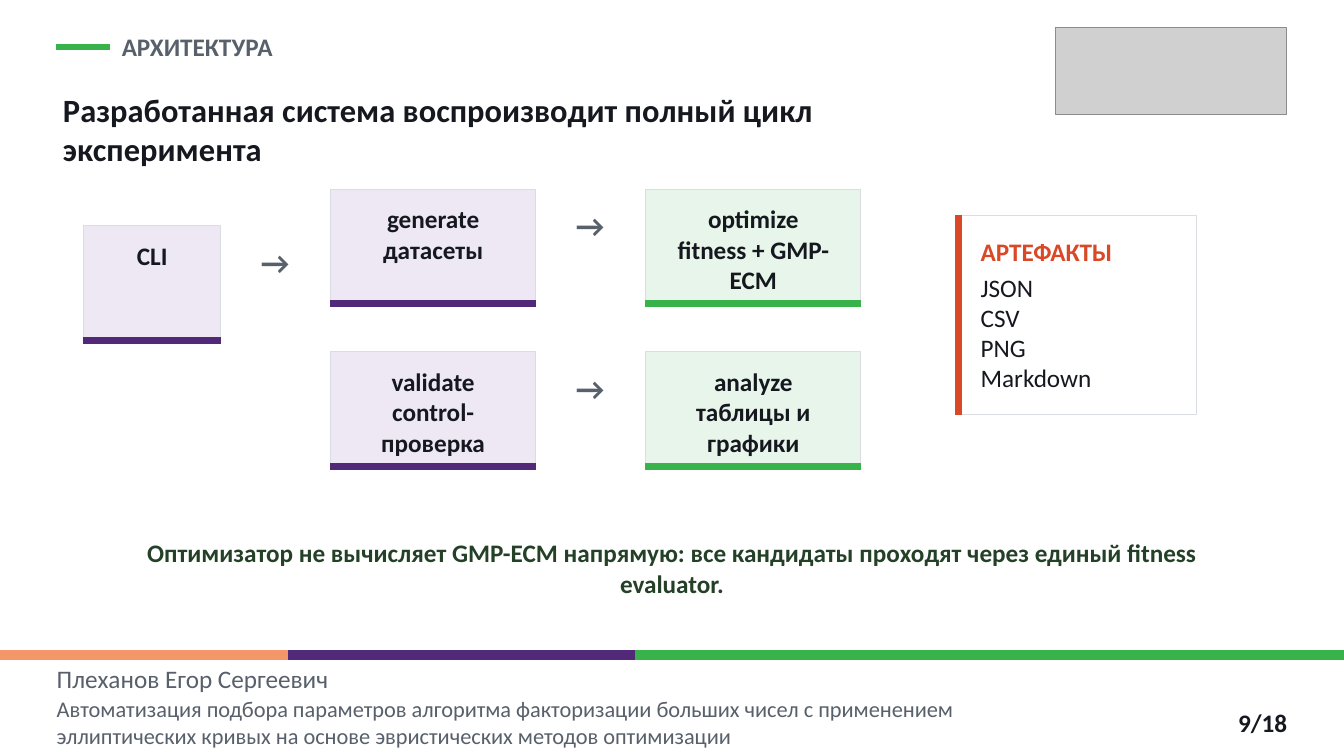
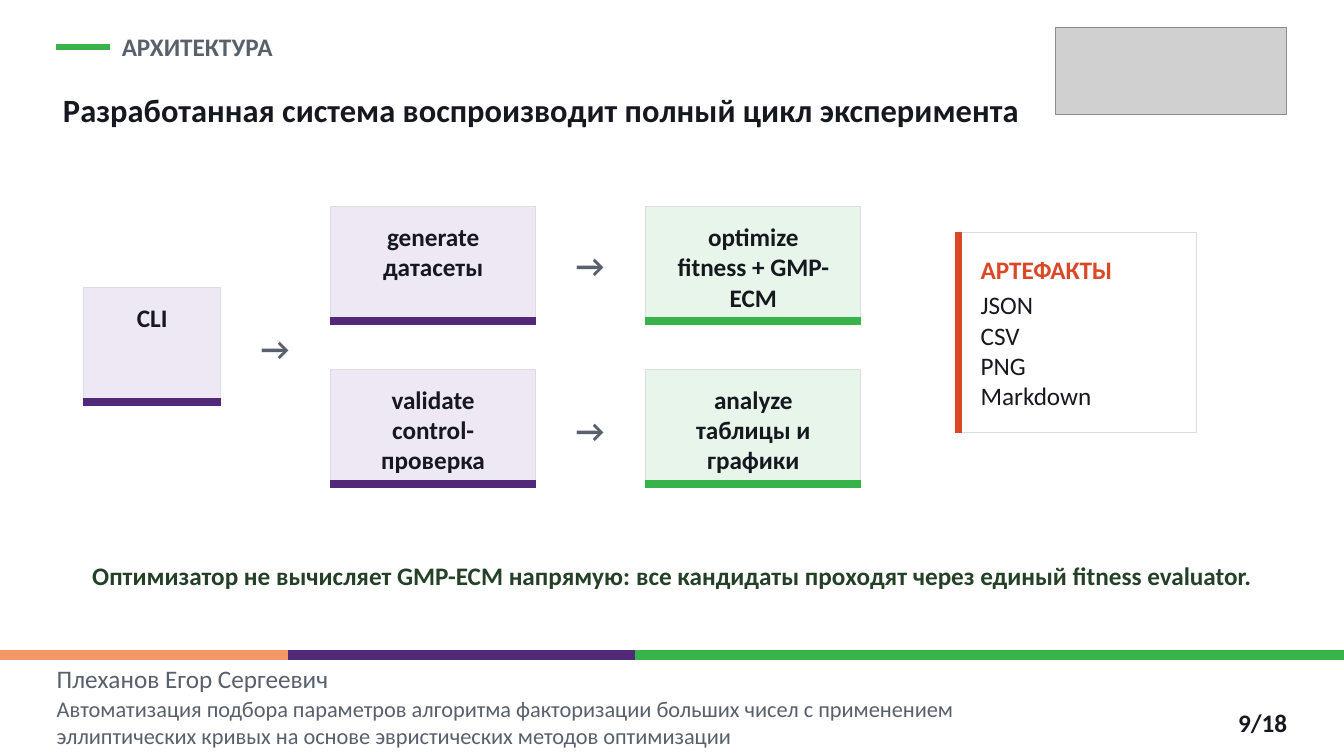
Before and after one commit to EgorPlehanov/ecm-evolutionary-optimization, a slide deck: slide 9 of REPORTS/06_thesis_defense_presentation/Plekhanov_thesis_defense_ECM_parameter_optimization_polytech.pptx. Drawn at 1344x756 pixels with LibreOffice and Linux fonts; fonts in the diff are those of the drawing; grey boxes stand for pictures. Boxes give left, top, right and bottom in pixels: in the first picture for what was removed or moved away, otherwise in the second. Text is boxed around its words. In the diff, an @@ line names an element or a change of style, - is before the commit and + after.

```diff
--- a/REPORTS/06_thesis_defense_presentation/Plekhanov_thesis_defense_ECM_parameter_optimization_polytech.pptx
+++ b/REPORTS/06_thesis_defense_presentation/Plekhanov_thesis_defense_ECM_parameter_optimization_polytech.pptx
@@ text "Разработанная система воспроизводит полный цикл ..." rewrapped from <box>63,99,812,166</box> to <box>63,99,1019,128</box> @@
@@ 4 rectangles, 3 texts: place and size @@
-4 rectangles, 3 texts at <box>331,190,1198,456</box>
+4 rectangles, 3 texts at <box>331,207,1198,473</box>
@@ text "→": place and size @@
-text "→" at <box>562,206,618,248</box>
+text "→" at <box>562,247,618,289</box>
@@ text "→": place and size @@
-text "→" at <box>247,243,303,285</box>
+text "→" at <box>247,330,303,372</box>
@@ 2 rectangles, 1 text: place and size @@
-2 rectangles, 1 text at <box>84,226,220,344</box>
+2 rectangles, 1 text at <box>84,287,220,405</box>
@@ text "→": place and size @@
-text "→" at <box>562,369,618,411</box>
+text "→" at <box>562,411,618,454</box>
@@ 6 rectangles, 3 texts: place and size @@
-6 rectangles, 3 texts at <box>331,210,1113,470</box>
+6 rectangles, 3 texts at <box>331,228,1113,488</box>
@@ text "Оптимизатор не вычисляет GMP-ECM напрямую: ..." rewrapped from <box>147,544,1196,593</box> to <box>92,567,1251,589</box> @@
```
Also in this commit, not shown: 10 other slides changed, 3 other files.
